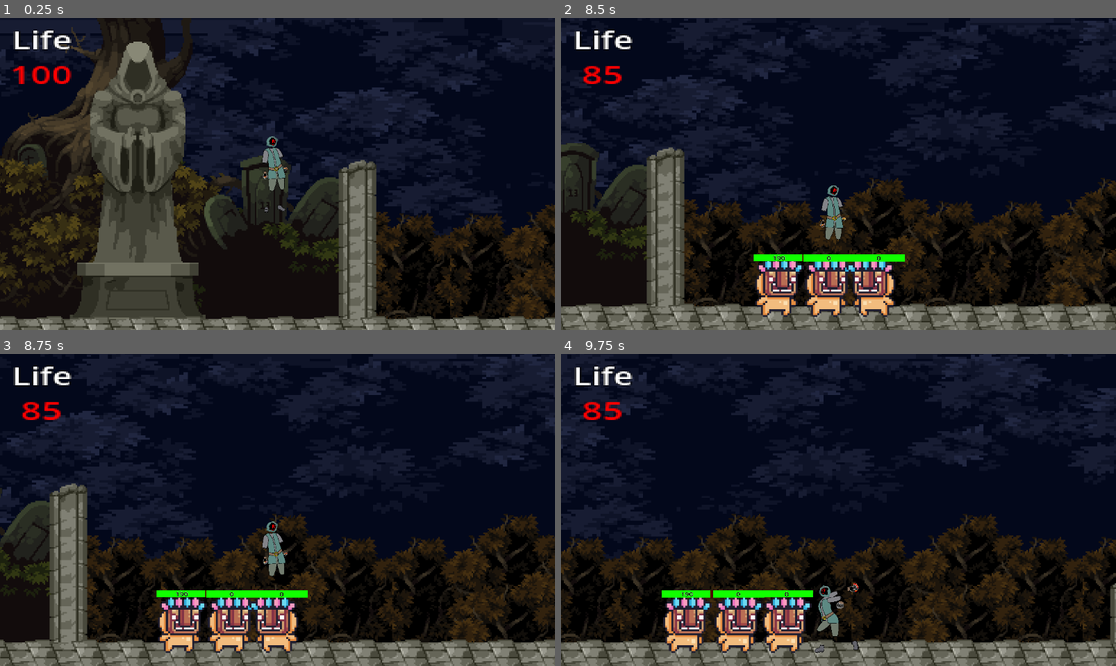
Above: before the commit, frames 1-4 (two rows, left to right).
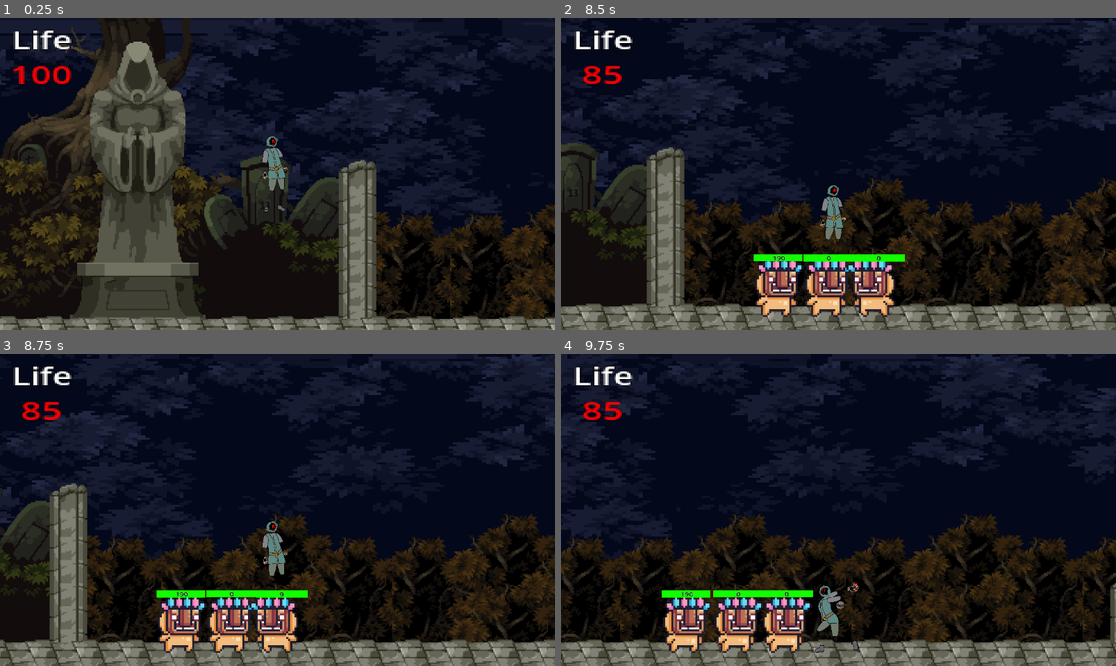
Above: after the commit, the same moments.

Repository: KatzkriegBop/DungeonSquadMadness
Game: Godot game, scene res://Scenes/Levels/mapa 1.tscn
Same seed, same stepped clock (60 frames per second), same inputs: the game is played once before the commit and once after it.
Inputs:
- Up to frame 1 (0.25 s): no input
- Up to frame 2 (8.5 s): tap Enter (ui_accept) at 0.5, 0.77, 1.52, 3.02, 3.77, 4.52, 6.02, 6.77, 7.52 s; hold Z (Basic_Attack) 0.53-1.28 s; hold Right (ui_right) 0.53-2.03 s; tap Z (Basic_Attack) every 1.5 s from 1.35 to 7.35 s; hold Left (ui_left) 2.03-2.78 s; hold Z (Basic_Attack) 2.03-2.78 s; hold Right (ui_right) 2.78-4.28 s; hold Z (Basic_Attack) 3.53-4.28 s; hold Left (ui_left) 4.28-5.03 s; hold Right (ui_right) 5.03-5.78 s; hold Z (Basic_Attack) 5.03-5.78 s; hold Left (ui_left) 5.78-7.28 s; hold Z (Basic_Attack) 6.53-7.28 s; hold Right (ui_right) from 7.28 s (still down); hold Z (Basic_Attack) from 8.03 s (still down)
- Up to frame 3 (8.75 s): keep holding Right (ui_right); keep holding Z (Basic_Attack)
- Up to frame 4 (9.75 s): release Z (Basic_Attack) at 8.78 s; tap Z (Basic_Attack) at 8.85 s; tap Enter (ui_accept) at 9.02 s; release Right (ui_right) at 9.53 s; hold Left (ui_left) from 9.53 s (still down); hold Z (Basic_Attack) from 9.53 s (still down)

Frames 1-2 are identical in both runs. In frame 3, 0.1% of the frame differs, in the area x 28-53%, y 63-95%; in frame 4, less than 0.1%.

Commit message:
Cambio de nivel

Diff:
--- a/Scenes/Levels/mapa 1.tscn
+++ b/Scenes/Levels/mapa 1.tscn
@@ -10,6 +10,7 @@
 [ext_resource type="Texture2D" uid="uid://dkceuncsufbyy" path="res://Sprites/Final/Final/Salt.png" id="7_fwqwd"]
 [ext_resource type="PackedScene" uid="uid://d0dcwfg0dlnhq" path="res://Scenes/Entities/player.tscn" id="8_ulw37"]
 [ext_resource type="PackedScene" uid="uid://dt08t3jig2b7x" path="res://Scenes/Entities/enemy.tscn" id="9_sina0"]
+[ext_resource type="PackedScene" uid="uid://barqq6ohsikcn" path="res://portal.tscn" id="11_klby4"]
 
 [sub_resource type="TileSetAtlasSource" id="TileSetAtlasSource_4vbps"]
 texture = ExtResource("3_428wt")
@@ -2455,3 +2456,7 @@
 position = Vector2(2574, 1674)
 scale = Vector2(5, 5)
 Target = NodePath("../Player")
+
+[node name="Portal" parent="." instance=ExtResource("11_klby4")]
+position = Vector2(13248, 988)
+nivel_4 = "nivel_4"
--- a/Scenes/Levels/nivel_4.tscn
+++ b/Scenes/Levels/nivel_4.tscn
@@ -1,11 +1,11 @@
 [gd_scene load_steps=25 format=4 uid="uid://beh0gbuslu1ik"]
 
-[ext_resource type="Texture2D" uid="uid://cjh5j82riv3ce" path="res://escenarios/Final/Background_0.png" id="1_iq4ix"]
-[ext_resource type="Texture2D" uid="uid://bpu020hkp0pmu" path="res://escenarios/Final/Grass_background_1.png" id="2_c61c1"]
-[ext_resource type="Texture2D" uid="uid://2nqqle5b8c22" path="res://escenarios/Final/Grass_background_2.png" id="3_6r81j"]
-[ext_resource type="Texture2D" uid="uid://bj8dcskt7sjd2" path="res://escenarios/Final/brush.png" id="4_yitp3"]
-[ext_resource type="Texture2D" uid="uid://dhiejnx1tbkua" path="res://escenarios/Final/Tiles.png" id="5_oxvr1"]
-[ext_resource type="Texture2D" uid="uid://tecrkmviisrw" path="res://escenarios/Final/Salt.png" id="6_pjq7n"]
+[ext_resource type="Texture2D" uid="uid://w36moscuvqsl" path="res://Sprites/Final/Final/Background_0.png" id="1_iq4ix"]
+[ext_resource type="Texture2D" uid="uid://fpu37oyo6tdq" path="res://Sprites/Final/Final/Grass_background_1.png" id="2_c61c1"]
+[ext_resource type="Texture2D" uid="uid://k17pkbv06p1n" path="res://Sprites/Final/Final/Grass_background_2.png" id="3_6r81j"]
+[ext_resource type="Texture2D" uid="uid://csokr4r82epg2" path="res://Sprites/Final/Final/brush.png" id="4_yitp3"]
+[ext_resource type="Texture2D" uid="uid://ckyjj34wi045y" path="res://Sprites/Final/Final/Tiles.png" id="5_oxvr1"]
+[ext_resource type="Texture2D" uid="uid://dkceuncsufbyy" path="res://Sprites/Final/Final/Salt.png" id="6_pjq7n"]
 
 [sub_resource type="TileSetAtlasSource" id="TileSetAtlasSource_s0gvd"]
 texture = ExtResource("2_c61c1")
--- /dev/null
+++ b/portal.tscn
@@ -0,0 +1,15 @@
+[gd_scene load_steps=3 format=3 uid="uid://barqq6ohsikcn"]
+
+[ext_resource type="Script" path="res://portalScript.gd" id="1_arhyj"]
+
+[sub_resource type="RectangleShape2D" id="RectangleShape2D_2h03y"]
+size = Vector2(115, 1973)
+
+[node name="Portal" type="Area2D"]
+script = ExtResource("1_arhyj")
+nivel_4 = "nivel_4.tscn"
+
+[node name="CollisionShape2D" type="CollisionShape2D" parent="."]
+shape = SubResource("RectangleShape2D_2h03y")
+
+[connection signal="body_entered" from="." to="." method="_on_body_entered"]
--- /dev/null
+++ b/portalScript.gd
@@ -0,0 +1,8 @@
+extends Area2D
+
+@export var nivel_4: String
+
+func _on_body_entered(body: Node2D) -> void:
+	if body.name == "Player":
+		get_tree().change_scene_to_file("res://Scenes/Levels/"+nivel_4+".tscn")
+	pass # Replace with function body.
Not shown: 1 places in Scenes/Levels/mapa 1.tscn that only renumber resources
